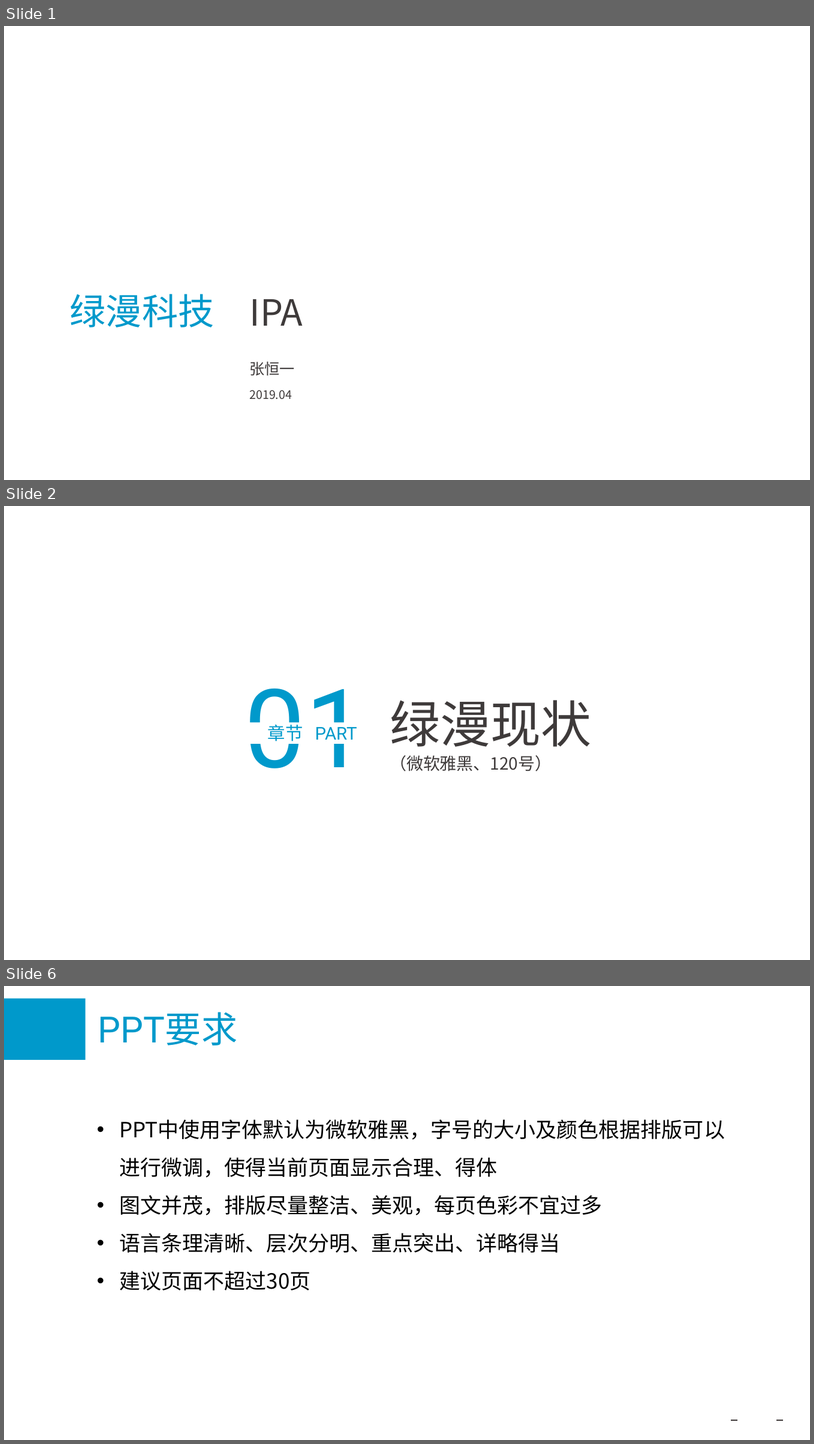
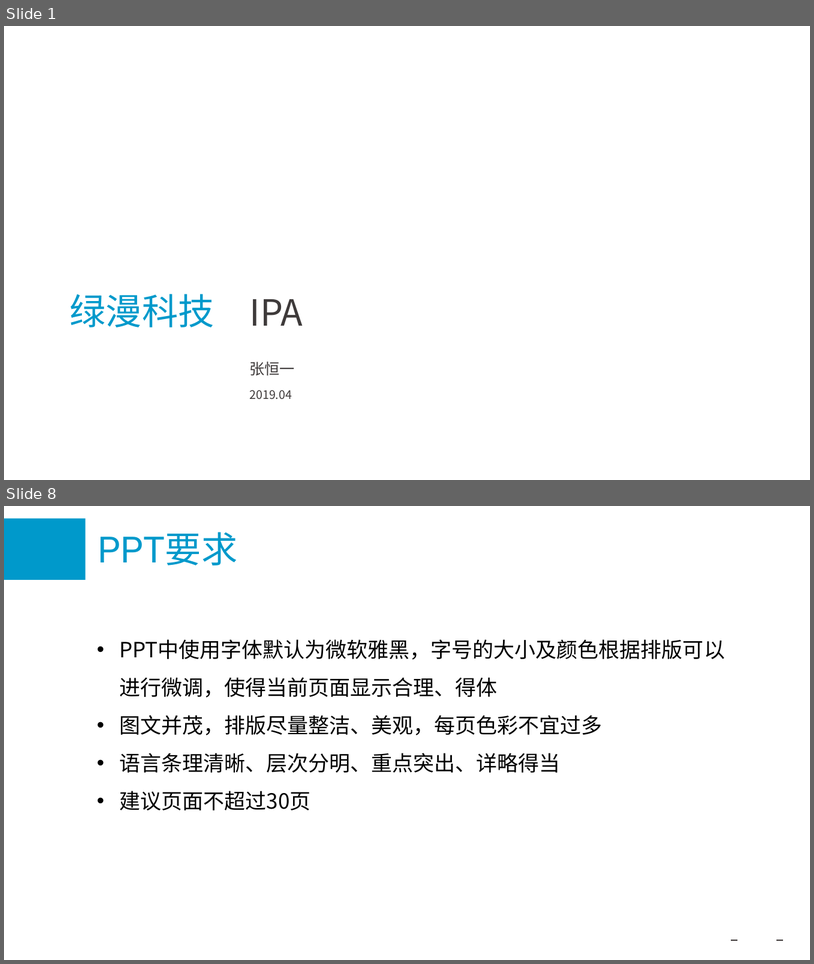
Before and after one commit to hengyizhangcn/filesBackup, a slide deck: IPA.pptx. Shown one above the other, each under a label of ours: slides 1, 2 and 6 before the commit, slides 1 and 8 after it; the slides between them are not shown. The pictures are 814x1444 and 814x964 pixels, drawn with LibreOffice and Linux fonts; fonts in the diff are those of the drawing; background and template pictures are left out. Boxes give left, top, right and bottom in pixels: in the first picture for what was removed or moved away, otherwise in the second. Text is boxed around its words. In the diff, an @@ line names an element or a change of style, - is before the commit and + after.

```diff
--- a/IPA.pptx
+++ b/IPA.pptx
@@ slide 2 removed at (4, 506, 810, 960), background #FFFFFF @@
@@ text removed at (244, 688, 367, 768) @@
-01
@@ text removed at (390, 700, 591, 771) @@
-绿漫现状
-（微软雅黑、120号）
@@ text removed at (268, 722, 357, 745) @@
-章节 PART
@@ what was slide 6 is now slide 8 @@
```
Also in this commit, not shown: 1 slide changed, 5 slides added, 2 other slides removed.
